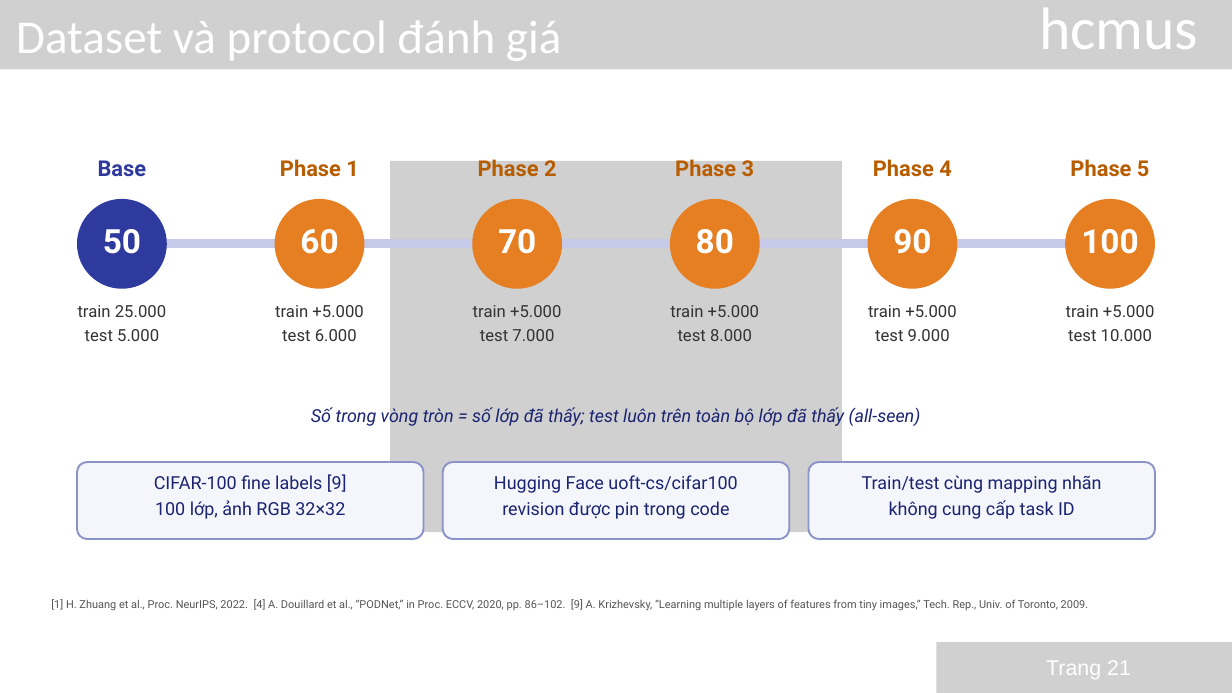
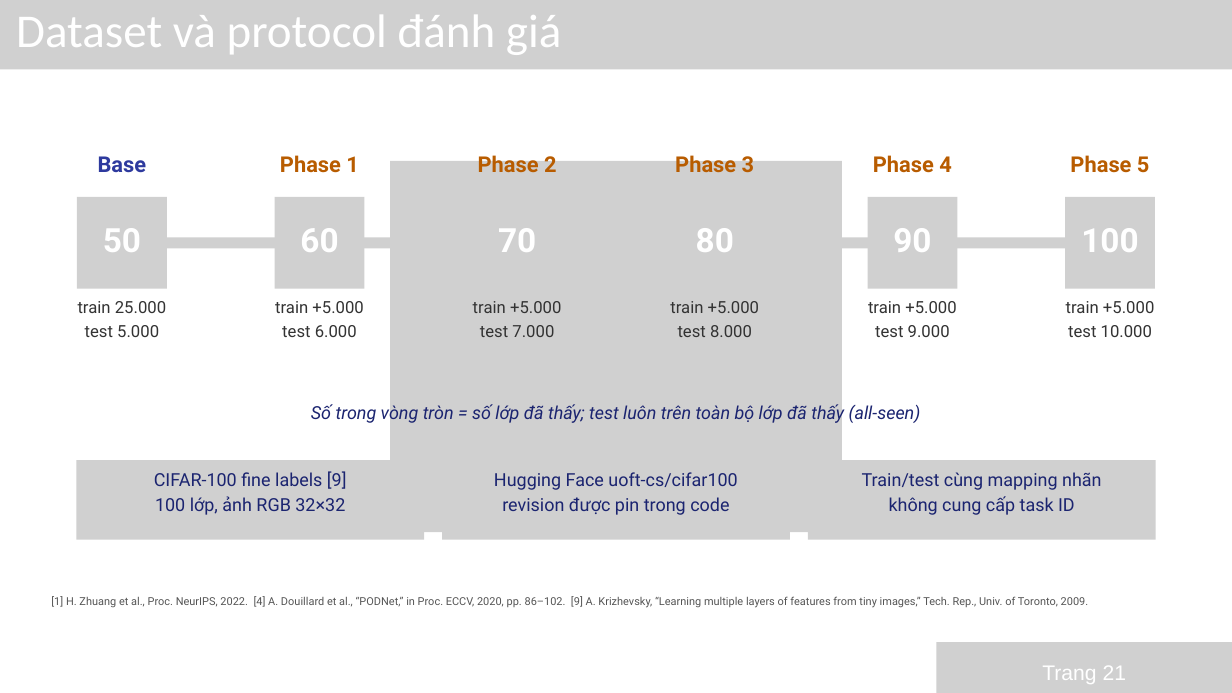
Before and after one commit to 24122050S/20-ML-Paper, a slide deck: slide 21 of slides/ACIL_Nhom3_GiuaKy.pptx. Drawn at 1232x693 pixels with LibreOffice and Linux fonts; fonts in the diff are those of the drawing; grey boxes stand for pictures. Boxes give left, top, right and bottom in pixels: in the first picture for what was removed or moved away, otherwise in the second. Text is boxed around its words. In the diff, an @@ line names an element or a change of style, - is before the commit and + after.

```diff
--- a/slides/ACIL_Nhom3_GiuaKy.pptx
+++ b/slides/ACIL_Nhom3_GiuaKy.pptx
@@ text "Dataset và protocol đánh giá" moved from (x1=16, y1=21, x2=561, y2=61) to (x1=16, y1=15, x2=561, y2=55) @@
@@ text removed at (x1=1039, y1=8, x2=1198, y2=49) @@
-hcmus
@@ 9 texts moved together from (x1=98, y1=155, x2=1150, y2=519) to (x1=98, y1=152, x2=1150, y2=515) @@
@@ freeform shape removed at (x1=77, y1=199, x2=167, y2=289) @@
@@ picture added at (x1=77, y1=197, x2=167, y2=289) @@
@@ freeform shape removed at (x1=275, y1=199, x2=365, y2=289) @@
@@ picture added at (x1=275, y1=197, x2=365, y2=289) @@
@@ freeform shape removed at (x1=472, y1=199, x2=562, y2=289) @@
@@ picture added at (x1=472, y1=197, x2=562, y2=289) @@
@@ freeform shape removed at (x1=670, y1=199, x2=760, y2=289) @@
@@ picture added at (x1=670, y1=197, x2=760, y2=289) @@
@@ freeform shape removed at (x1=867, y1=199, x2=957, y2=289) @@
@@ picture added at (x1=867, y1=197, x2=957, y2=289) @@
@@ freeform shape removed at (x1=1065, y1=199, x2=1155, y2=289) @@
@@ picture added at (x1=1065, y1=197, x2=1155, y2=289) @@
@@ picture added at (x1=122, y1=237, x2=1110, y2=248) @@
@@ freeform shape removed at (x1=122, y1=240, x2=1110, y2=249) @@
@@ text "train 25.000" moved from (x1=78, y1=305, x2=166, y2=341) to (x1=78, y1=301, x2=166, y2=337) @@
@@ text "train +5.000" moved from (x1=275, y1=305, x2=363, y2=341) to (x1=275, y1=301, x2=363, y2=337) @@
@@ text "train +5.000" moved from (x1=473, y1=305, x2=561, y2=341) to (x1=473, y1=301, x2=561, y2=337) @@
@@ text "train +5.000" moved from (x1=670, y1=305, x2=759, y2=341) to (x1=670, y1=301, x2=759, y2=337) @@
@@ text "train +5.000" moved from (x1=868, y1=305, x2=956, y2=341) to (x1=868, y1=301, x2=956, y2=337) @@
@@ text "train +5.000" moved from (x1=1066, y1=305, x2=1154, y2=341) to (x1=1066, y1=301, x2=1154, y2=337) @@
@@ picture added at (x1=76, y1=460, x2=424, y2=540) @@
@@ freeform shape removed at (x1=77, y1=462, x2=423, y2=539) @@
@@ picture added at (x1=442, y1=460, x2=790, y2=540) @@
@@ freeform shape removed at (x1=443, y1=462, x2=789, y2=539) @@
@@ freeform shape removed at (x1=808, y1=462, x2=1154, y2=539) @@
@@ picture added at (x1=808, y1=460, x2=1156, y2=540) @@
@@ text "Trang 21" at (x1=1042, y1=666, x2=1126, y2=684): size 25 to 24.8 pt; line spacing 35pt to 34.6pt @@
```
Also in this commit, not shown: 35 other slides changed.
